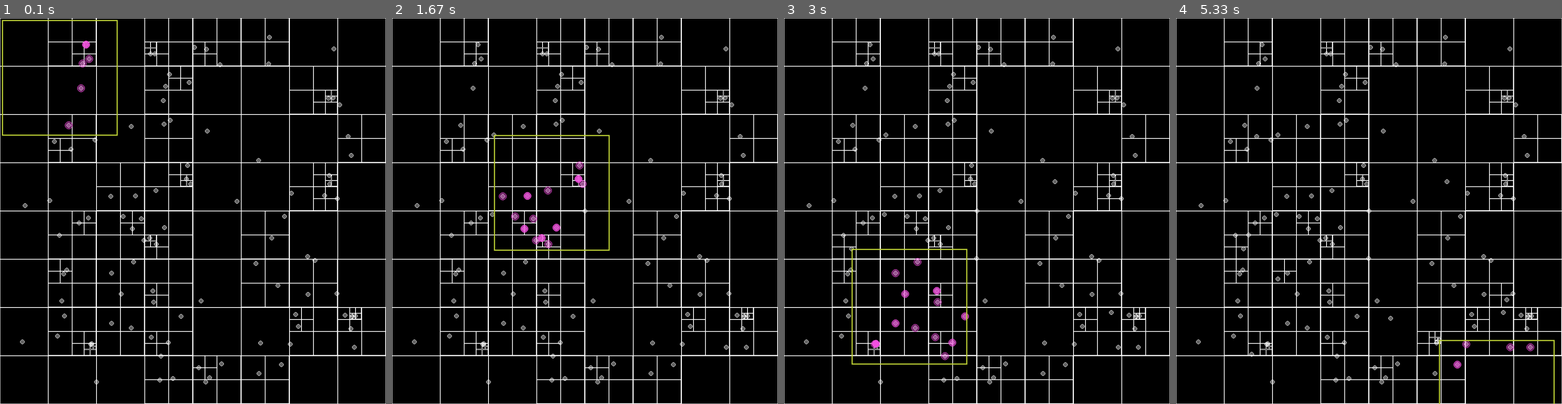
Above: before the commit, frames 1-4 (left to right).
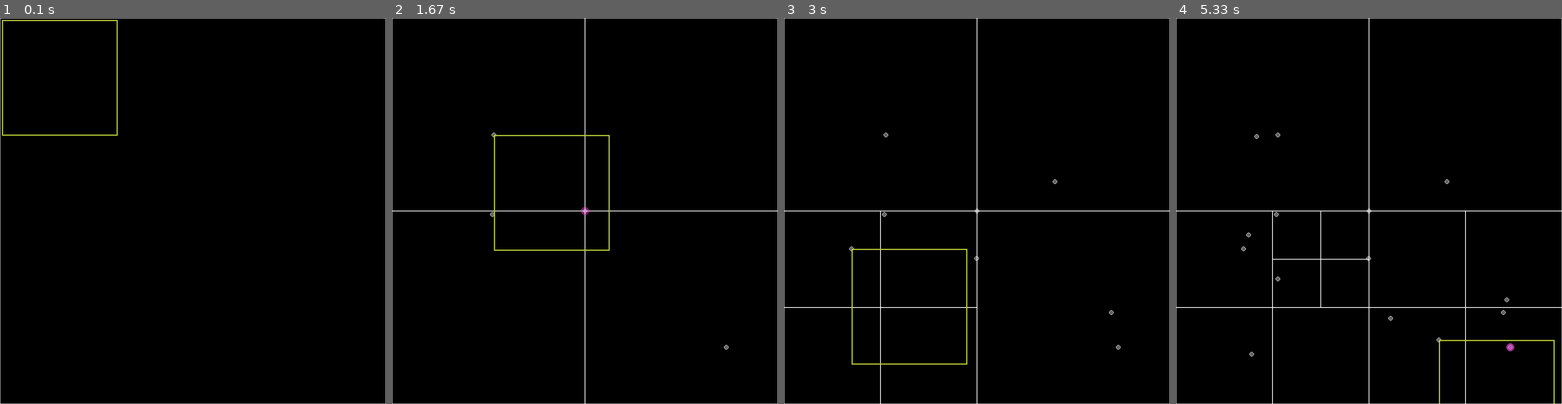
Above: after the commit, the same moments.

Repository: Josephbakulikira/QuadTree-Visualization-with-python--pygame
Game: pygame game, started from main.py
The game is run twice, just before and just after one commit, with the same random seed, the same clock (stepped at 60 frames per second) and the same inputs.
Inputs (mouse positions are in pixels of both pictures, inside the frame that each line leads up to):
- Up to frame 1 (0.1 s): no input
- Up to frame 2 (1.67 s): click (585, 211) at 0.38 s; tap Space at 0.73, 1.03 s; click (492, 214) at 0.75 s; click (727, 346) at 1.22 s; click (492, 133) at 1.55 s
- Up to frame 3 (3 s): click (977, 257) at 1.88 s; click (1054, 180) at 2.22 s; click (1112, 311) at 2.55 s; click (849, 249) at 2.88 s
- Up to frame 4 (5.33 s): click (1257, 137) at 3.22 s; click (1276, 280) at 3.55 s; click (1507, 299) at 3.88 s; click (1253, 353) at 4.22 s; click (1249, 234) at 4.55 s; click (1392, 319) at 4.88 s; click (1438, 338) at 5.22 s

The runs differ from the first frame. In frame 1, 8.7% of the frame differs, in the area x 0-100%, y 0-100%; in frame 2, 8.7%; in frame 3, 8.5%; in frame 4, 8.4%.

Commit message:
refactor and fix subdivision

Diff:
--- a/Quadtree.py
+++ b/Quadtree.py
@@ -38,10 +38,12 @@
         self.boundary = boundary
         self.particles = []
         self.color = (255, 255, 255)
+
         self.northWest = None
         self.northEast = None
         self.southWest = None
         self.southEast = None
+
     def subdivide(self):
         parent = self.boundary
 
@@ -75,18 +77,15 @@
             )
 
         self.northWest = QuadTree(self.capacity, boundary_nw)
-        self.northWest.insert(self.particles[0])
+        self.northEast = QuadTree(self.capacity, boundary_ne)
+        self.southWest = QuadTree(self.capacity, boundary_sw)
+        self.southEast = QuadTree(self.capacity, boundary_se)
 
-        self.northEast = QuadTree(self.capacity, boundary_ne)
-        self.northEast.insert(self.particles[0])
-
-        self.southWest = QuadTree(self.capacity, boundary_sw)
-        self.southWest.insert(self.particles[0])
-
-        self.southEast = QuadTree(self.capacity, boundary_se)
-        self.southEast.insert(self.particles[0])
-
-
+        for i in range(len(self.particles)):
+            self.northWest.insert(self.particles[i])
+            self.northEast.insert(self.particles[i])
+            self.southWest.insert(self.particles[i])
+            self.southEast.insert(self.particles[i])
     def insert(self, particle):
         if self.boundary.containsParticle(particle) == False:
             return False
--- a/main.py
+++ b/main.py
@@ -15,7 +15,7 @@
 Background = (0, 0, 0)
 particles = []
 
-NODE_CAPACITY = 1
+NODE_CAPACITY = 2
 
 rangeRect = Rectangle(Vector2(250, 250), Vector2(300, 300))
 rangeRect.color = (190, 210, 55)
@@ -25,15 +25,15 @@
 
 quadtree = QuadTree(NODE_CAPACITY, boundary)
 
-for i in range(100):
-    offset = 50
-    x = randint(offset, Width-offset)
-    y = randint(offset, Height-offset)
-    # col = (randint(0, 255), randint(0, 255),randint(0, 255))
-    col = (255, 255, 255)
-    particle = Particle(Vector2(x, y), 6, col)
-    quadtree.insert(particle)
-    particles.append(particle)
+# for i in range(50):
+#     offset = 50
+#     x = randint(offset, Width-offset)
+#     y = randint(offset, Height-offset)
+#     # col = (randint(0, 255), randint(0, 255),randint(0, 255))
+#     col = (255, 255, 255)
+#     particle = Particle(Vector2(x, y), 6, col)
+#     quadtree.insert(particle)
+#     particles.append(particle)
 
 
 # print(points)
